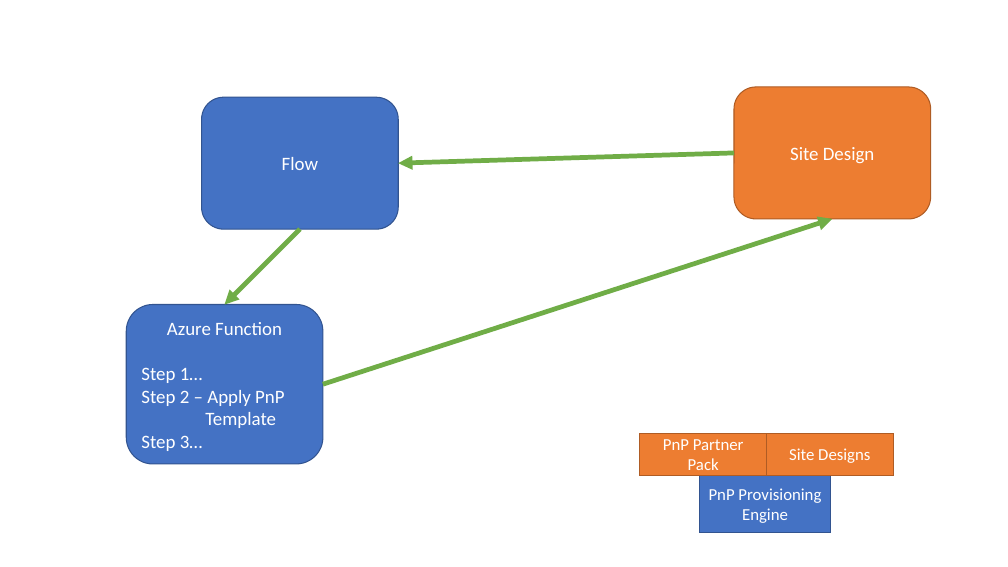
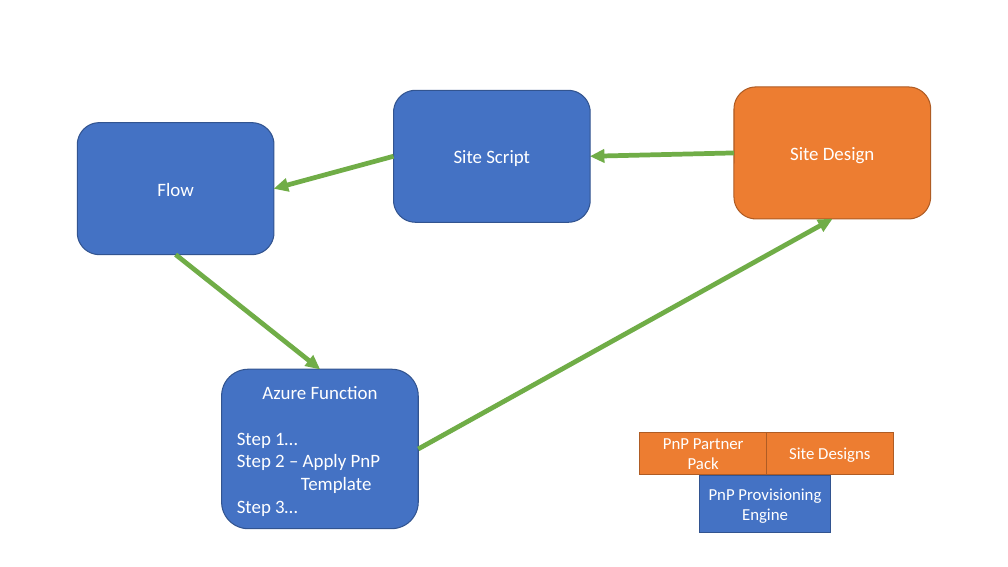
Before and after one commit to HiltonGiesenow/MSCommunityDay, a slide deck: slide 25 of 2018/Site Creation/Slides/Improved Site Creation, Governance & Self Service.pptx. Drawn at 1008x567 pixels with LibreOffice and Linux fonts; fonts in the diff are those of the drawing. Boxes give left, top, right and bottom in pixels: in the first picture for what was removed or moved away, otherwise in the second. Text is boxed around its words. In the diff, an @@ line names an element or a change of style, - is before the commit and + after.

```diff
--- a/2018/Site Creation/Slides/Improved Site Creation, Governance & Self Service.pptx
+++ b/2018/Site Creation/Slides/Improved Site Creation, Governance & Self Service.pptx
@@ rounded rectangle added at <box>394,90,591,222</box>, fill #4472C4, outline #325491 1 pt, 18 pt, text #FFFFFF @@
+Site Script
@@ rounded rectangle "Flow": place and size @@
-rounded rectangle "Flow" at <box>202,98,399,230</box>
+rounded rectangle "Flow" at <box>77,123,274,255</box>
@@ arrow added from (394, 157) to (274, 189), #70AD47 4.5 pt @@
@@ arrow moved from (734, 153) - (399, 163) to (734, 153) - (591, 157) @@
@@ arrow moved from (323, 384) - (833, 219) to (418, 449) - (833, 219) @@
@@ arrow moved from (300, 229) - (225, 305) to (175, 255) - (320, 369) @@
@@ rounded rectangle "Azure Function": place and size @@
-rounded rectangle "Azure Function" at <box>126,305,323,464</box>
+rounded rectangle "Azure Function" at <box>222,369,418,529</box>
```
Also in this commit, not shown: 7 other slides changed, 3 other files.
